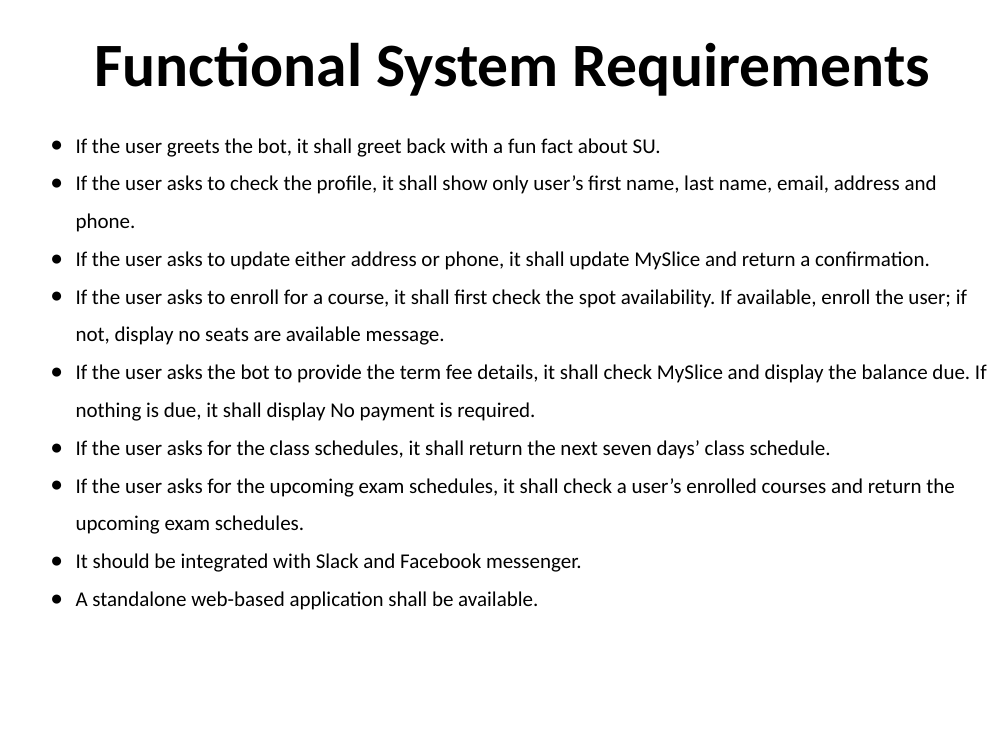
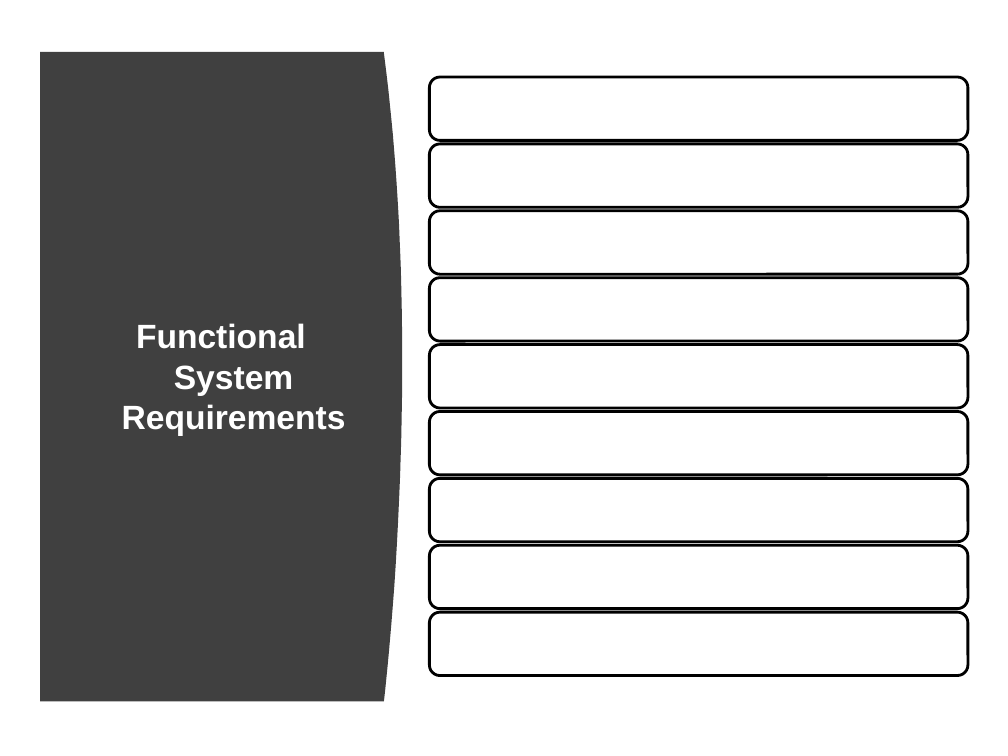
Before and after one commit to bharathkarumudi/SUchatBot, a slide deck: slide 12 of Documentation/SUBot-FinalPresentation.pptx (slide 14 before the commit). Drawn at 1008x756 pixels with LibreOffice and Linux fonts; fonts in the diff are those of the drawing. Boxes give left, top, right and bottom in pixels: in the first picture for what was removed or moved away, otherwise in the second. Text is boxed around its words. In the diff, an @@ line names an element or a change of style, - is before the commit and + after.

```diff
--- a/Documentation/SUBot-FinalPresentation.pptx
+++ b/Documentation/SUBot-FinalPresentation.pptx
@@ freeform shape added at bbox=[40, 52, 402, 702], fill #404040 @@
@@ title "Functional System Requirements": place and size @@
-title "Functional System Requirements" at bbox=[95, 42, 931, 96]
+title "Functional System Requirements" at bbox=[122, 323, 346, 436]
@@ title "Functional System Requirements" at bbox=[122, 323, 346, 436]: size 44 to 24 pt, font Calibri to Arial, text colour #000000 to #FFFFFF; less space between paragraphs @@
@@ text removed at bbox=[76, 138, 987, 610] @@
-● If the user greets the bot, it shall greet back with a fun fact about SU.
-● If the user asks to check the profile, it shall show only user’s first name, last name, email, address and phone.
-● If the user asks to update either address or phone, it shall update MySlice and return a confirmation.
-● If the user asks to enroll for a course, it shall first check the spot availability. If available, enroll the user; if not, display no seats are available message.
-● If the user asks the bot to provide the term fee details, it shall check MySlice and display the balance due. If nothing is due, it shall display No payment is required.
-● If the user asks for the class schedules, it shall return the next seven days’ class schedule.
-● If the user asks for the upcoming exam schedules, it shall check a user’s enrolled courses and return the upcoming exam schedules.
-● It should be integrated with Slack and Facebook messenger.
-● A standalone web-based application shall be available.
@@ group added at bbox=[429, 77, 968, 675]: 9 rounded rectangles @@
```
Also in this commit, not shown: 5 other slides changed, 2 slides added, 3 slides removed, 15 other files.
